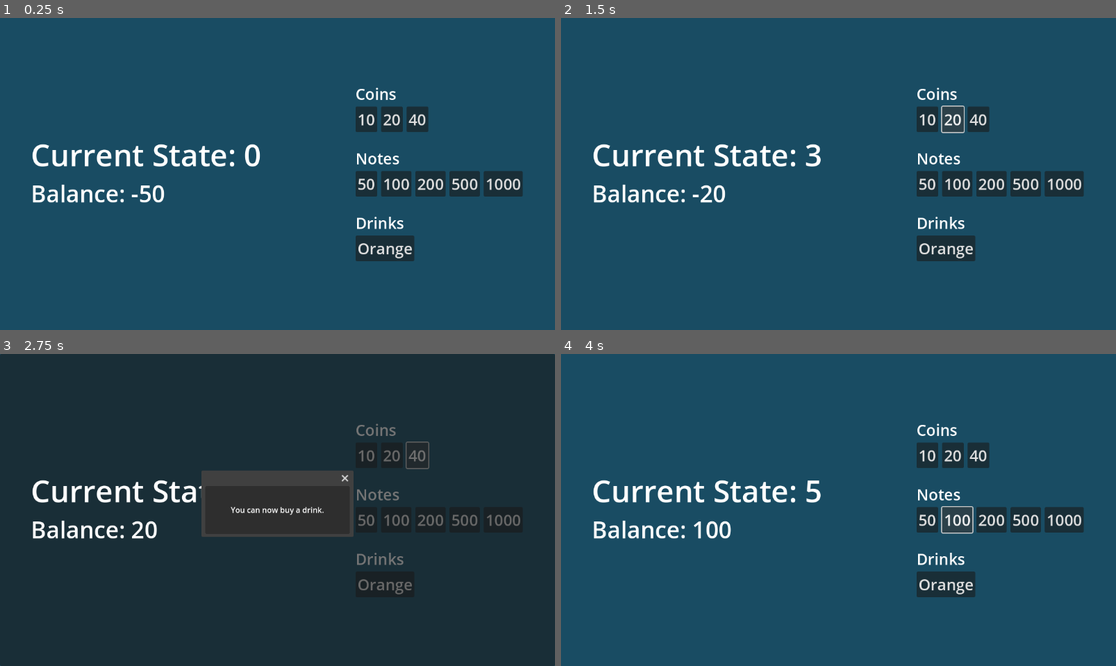
Above: before the commit, frames 1-4 (two rows, left to right).
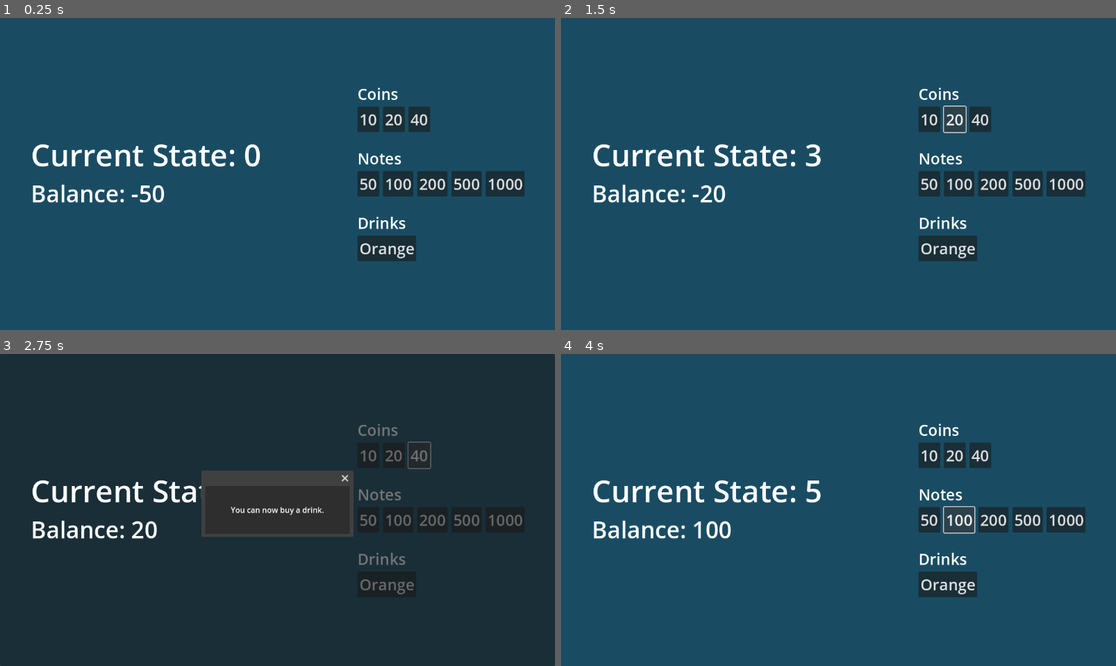
Above: after the commit, the same moments.

Repository: Mirror83/soft-drink-dispenser
Game: Godot game, scene res://scenes/main.tscn
The game is run twice, just before and just after one commit, with the same random seed, the same clock (stepped at 60 frames per second) and the same inputs.
Inputs:
- Up to frame 1 (0.25 s): no input
- Up to frame 2 (1.5 s): click "10" at 0.5 s; click "20" at 1.25 s
- Up to frame 3 (2.75 s): click "40" at 2 s
- Up to frame 4 (4 s): click "50" at 2.75 s; click "100" at 3.5 s

The runs differ from the first frame. In frame 1, 2.2% of the frame differs, in the area x 64-95%, y 22-78%; in frame 2, 2.3%; in frame 3, 1.5%; in frame 4, 2.3%.

Commit message:
chore: changed Control size to match with viewport size

Diff:
--- a/simulation/scenes/main.tscn
+++ b/simulation/scenes/main.tscn
@@ -10,7 +10,7 @@
 [node name="Control" type="Control" parent="."]
 layout_mode = 3
 anchors_preset = 0
-offset_right = 1148.0
+offset_right = 1152.0
 offset_bottom = 640.0
 
 [node name="Background" type="ColorRect" parent="Control"]
